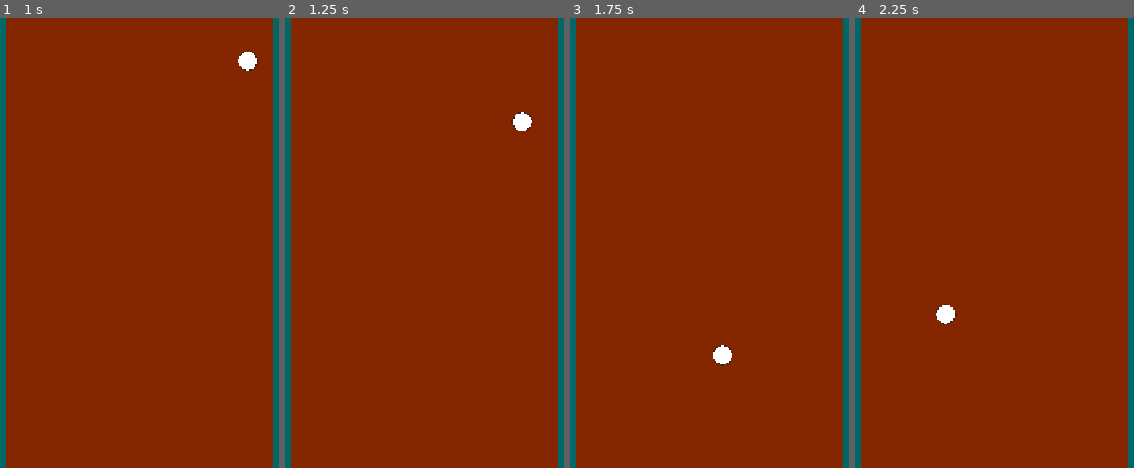
Above: before the commit, frames 1-4 (left to right).
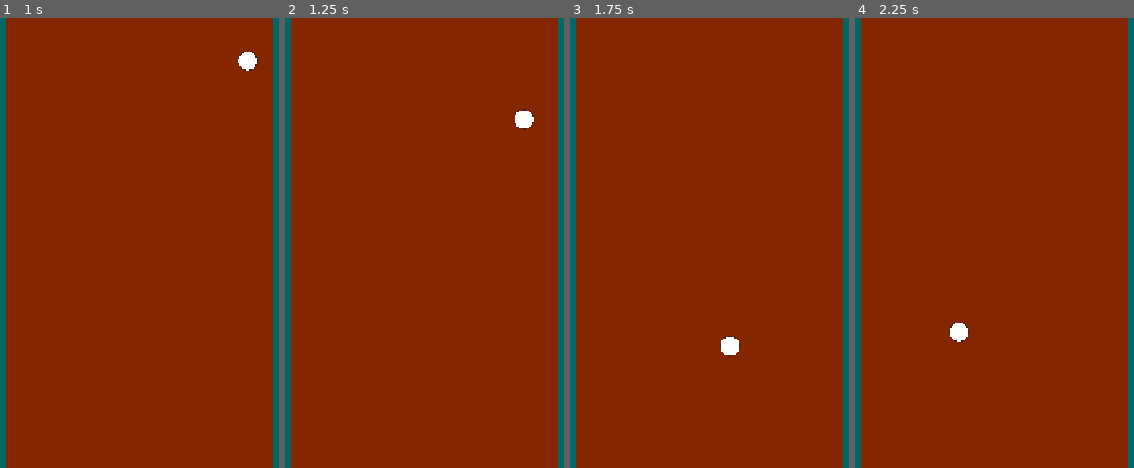
Above: after the commit, the same moments.

Repository: BenjaminVincent/jam-2
Game: Godot game, scene res://scenes/game.tscn
Same seed, same stepped clock (60 frames per second), same inputs: the game is played once before the commit and once after it.
Inputs:
- Up to frame 1 (1 s): tap Enter (ui_accept) at 0.5, 0.77 s; hold Right (ui_right) from 0.53 s (still down); tap Space (LAUNCH) at 0.6 s
- Up to frame 2 (1.25 s): keep holding Right (ui_right)
- Up to frame 3 (1.75 s): keep holding Right (ui_right); tap Space (LAUNCH) at 1.35 s; tap Enter (ui_accept) at 1.52 s
- Up to frame 4 (2.25 s): release Right (ui_right) at 2.03 s; hold Left (ui_left) from 2.03 s (still down); tap Space (LAUNCH) at 2.1 s

Frame 1 is identical in both runs. In frame 2, 0.1% of the frame differs, in the area x 81-90%, y 20-26%; in frame 3, 0.4%; in frame 4, 0.5%, in the area x 29-41%, y 63-72%.

Commit message:
added constants for values of ball friction

Diff:
--- a/scripts/player.gd
+++ b/scripts/player.gd
@@ -4,6 +4,10 @@
 const SPEED = 300.0
 const JUMP_VELOCITY = -400.0
 const LAUNCH_BOOST = 1.5
+
+const LAUNCH_FRICTION: = 0.99
+const START_FRICTION: = 0.70
+const ELASTICITY: float = 0.70
 
 var launched: bool = false
 var just_launched: bool = false
@@ -34,16 +38,16 @@
 		velocity.x = direction * SPEED
 	else:
 		if launched:
-			velocity.x = move_toward(velocity.x, velocity.x * 0.99, SPEED)
+			velocity.x = move_toward(velocity.x, velocity.x * LAUNCH_FRICTION, SPEED)
 		else:
-			velocity.x = move_toward(velocity.x, velocity.x * 0.9, SPEED)
+			velocity.x = move_toward(velocity.x, velocity.x * START_FRICTION, SPEED)
 
 	var collision = move_and_collide(velocity * delta)
 
 	# NOTICE BOUNCING
 	if collision and launched:
 		velocity = velocity.bounce(collision.get_normal())
-		velocity = Vector2(velocity.x * 0.75, velocity.y * 0.75)
+		velocity = Vector2(velocity.x * ELASTICITY, velocity.y * ELASTICITY)
 
 
 
